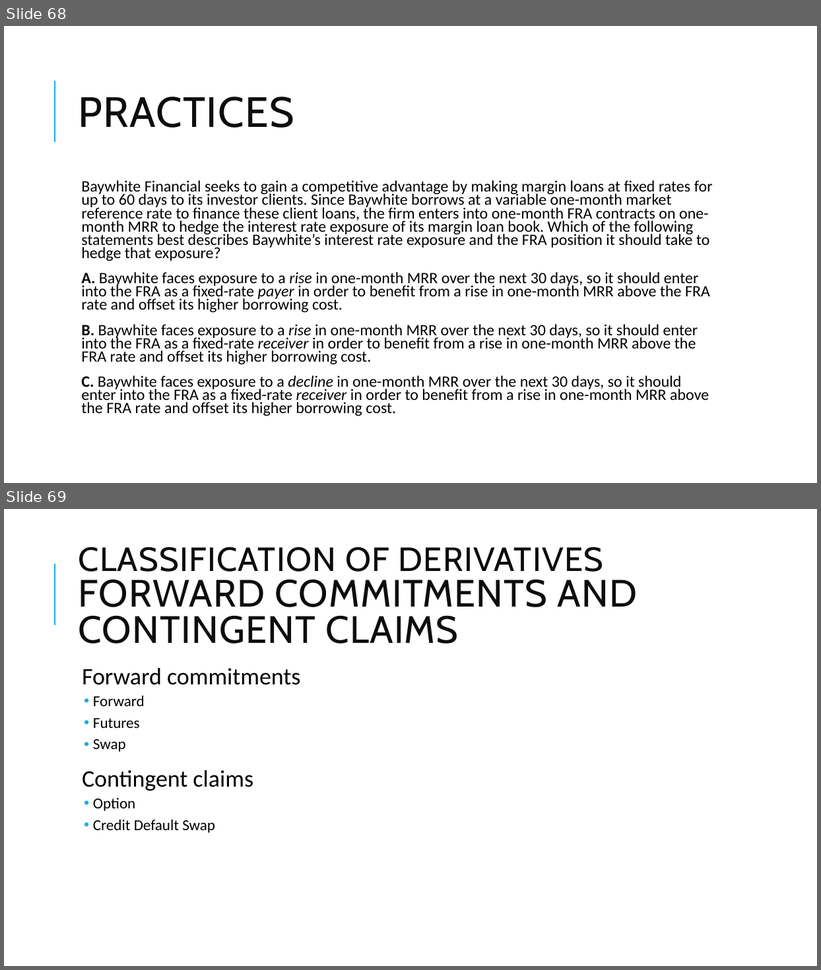
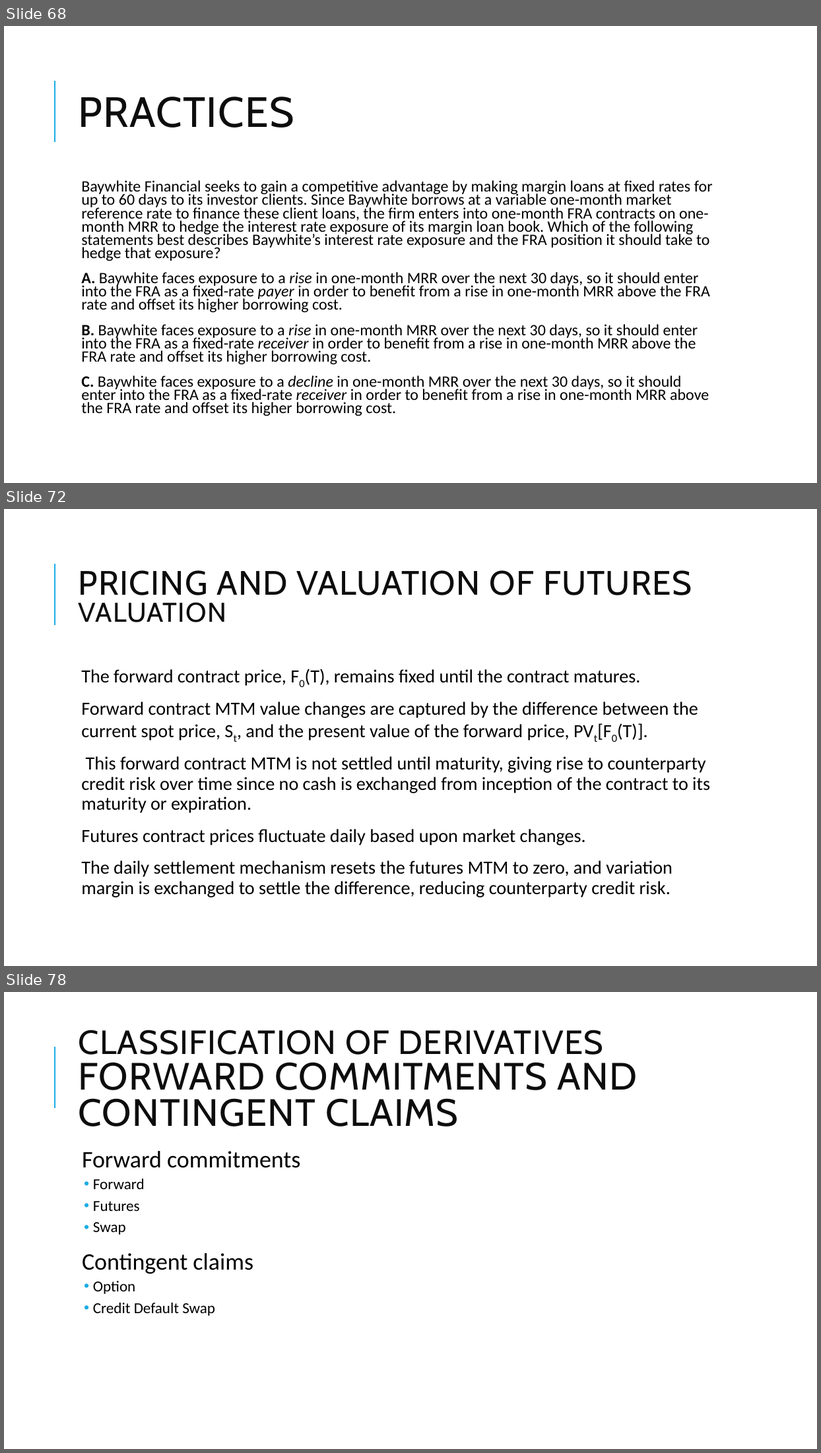
Before and after one commit to Isco0530/data, a slide deck: Derivatives.pptx. Shown one above the other, each under a label of ours: slides 68 and 69 before the commit, slides 68, 72 and 78 after it; the slides between them are not shown. The pictures are 821x970 and 821x1453 pixels, drawn with LibreOffice and Linux fonts; fonts in the diff are those of the drawing. Boxes give left, top, right and bottom in pixels: in the first picture for what was removed or moved away, otherwise in the second. Text is boxed around its words. In the diff, an @@ line names an element or a change of style, - is before the commit and + after.

```diff
--- a/Derivatives.pptx
+++ b/Derivatives.pptx
@@ slide 72 added at (4,509,817,966), background #FFFFFF; not listed: 1 template element that a slide beside it also shows @@
@@ title added at (79,570,692,623), 40 pt, text #0D0D0D @@
+PRICING AND VALUATION OF FUTURES
+VALUATION
@@ text added at (81,669,710,898), 22 pt, text #000000 @@
+  The forward contract price, F0(T), remains fixed until the contract matures.
+  Forward contract MTM value changes are captured by the difference between the current spot price, St, and the present value of the forward price, PVt[F0(T)].
+  This forward contract MTM is not settled until maturity, giving rise to counterparty credit risk over time since no cash is exchanged from inception of the contract to its maturity or expiration.
+  Futures contract prices fluctuate daily based upon market changes.
+  The daily settlement mechanism resets the futures MTM to zero, and variation margin is exchanged to settle the difference, reducing counterparty credit risk.
@@ what was slide 69 is now slide 78 @@
```
Also in this commit, not shown: 8 other slides added, 1 other file.
